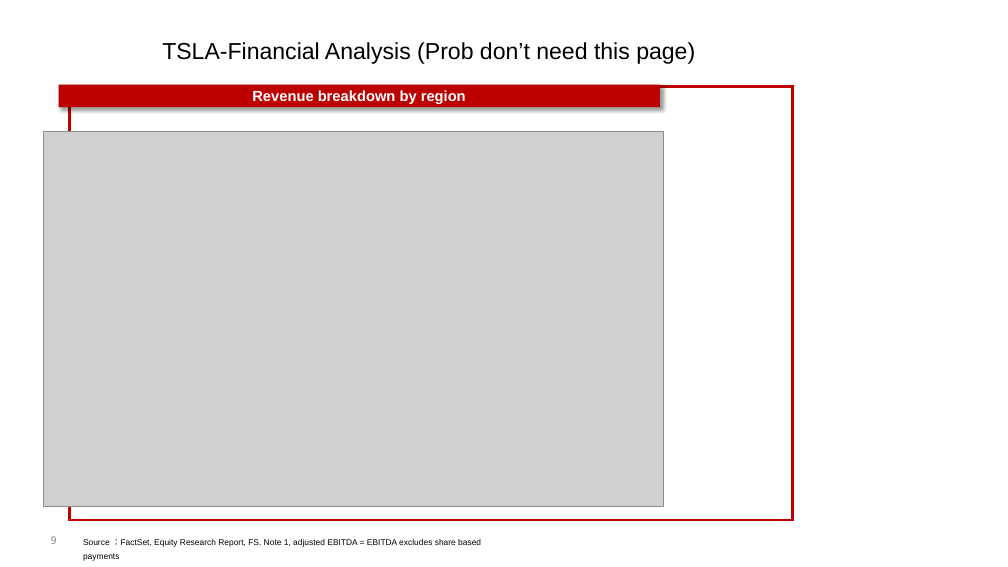
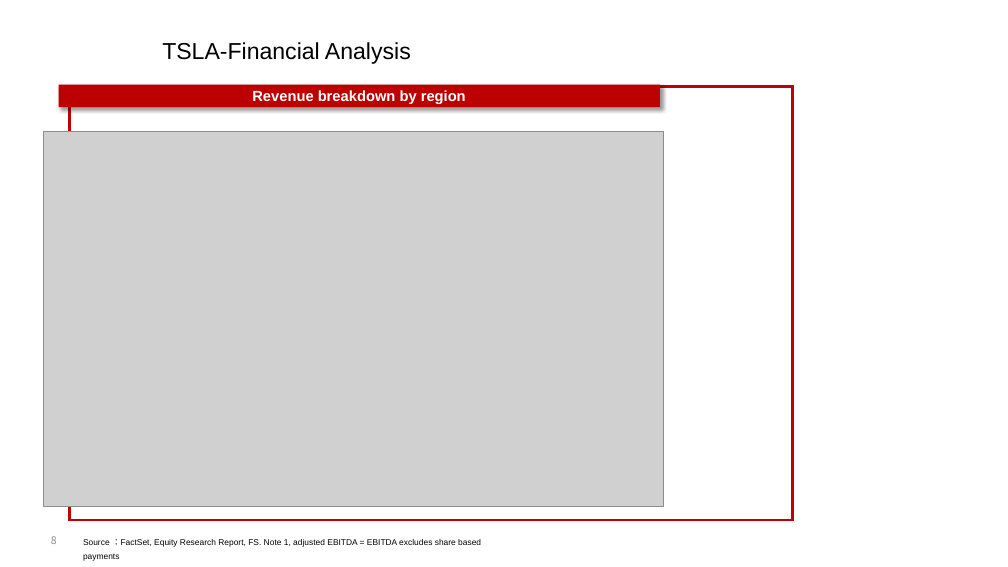
Before and after one commit to shonaqvi/Your-Next-Investment-, a slide deck: slide 8 of Slide_Template/TSLA deck.pptx (slide 9 before the commit). Drawn at 1008x567 pixels with LibreOffice and Linux fonts; fonts in the diff are those of the drawing; grey boxes stand for pictures; background and template pictures are left out. Boxes give left, top, right and bottom in pixels: in the first picture for what was removed or moved away, otherwise in the second. Text is boxed around its words. In the diff, an @@ line names an element or a change of style, - is before the commit and + after.

```diff
--- a/Slide_Template/TSLA deck.pptx
+++ b/Slide_Template/TSLA deck.pptx
@@ title at [162, 42, 411, 64]: text changed @@
-TSLA-Financial Analysis (Prob don’t need this page)
+TSLA-Financial Analysis
```
Also in this commit, not shown: 9 other slides changed, 5 slides added, 2 slides removed, 4 other files.
